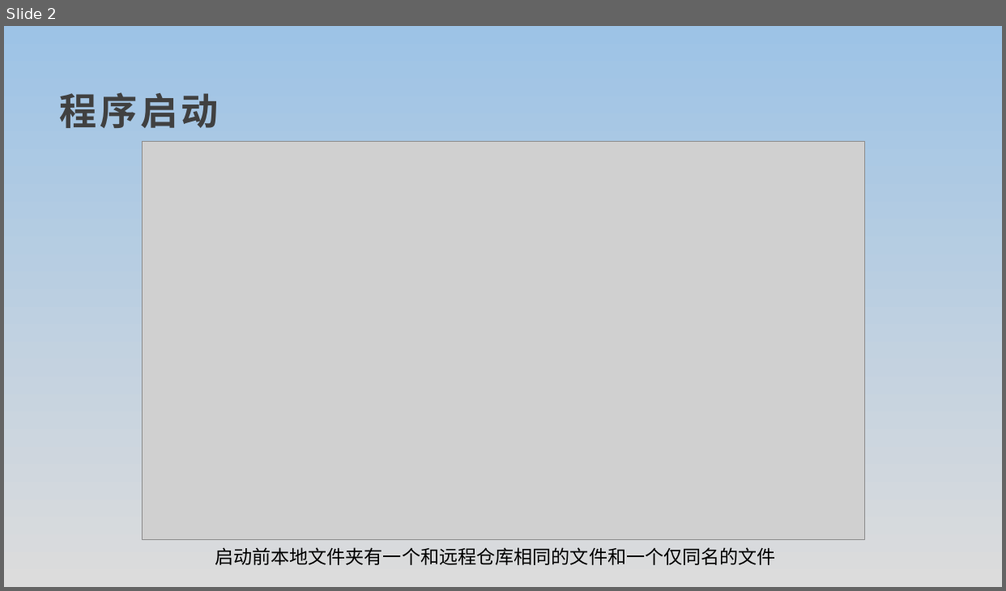
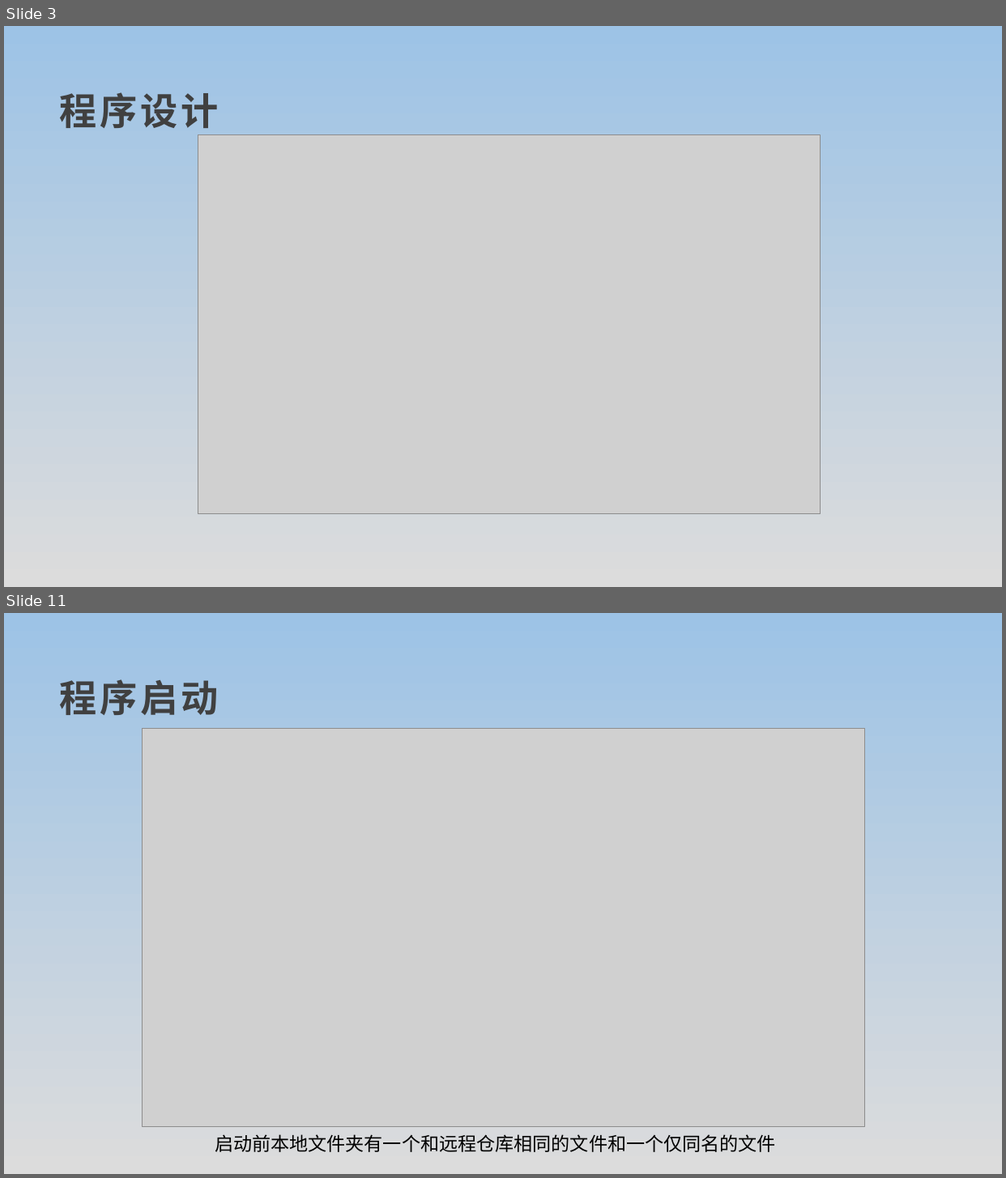
Before and after one commit to Tencin1202/2021-Big-data-development, a slide deck: 大数据怎么存？/文件同步器使用展示.pptx. Shown one above the other, each under a label of ours: slide 2 before the commit, slides 3 and 11 after it; the slides between them are not shown. The pictures are 1006x591 and 1006x1178 pixels, drawn with LibreOffice and Linux fonts; fonts in the diff are those of the drawing; grey boxes stand for pictures. Boxes give left, top, right and bottom in pixels: in the first picture for what was removed or moved away, otherwise in the second. Text is boxed around its words. In the diff, an @@ line names an element or a change of style, - is before the commit and + after.

```diff
--- a/大数据怎么存？/文件同步器使用展示.pptx
+++ b/大数据怎么存？/文件同步器使用展示.pptx
@@ slide 3 added at box(4, 26, 1002, 587), background gradient #9DC3E6 to #DCDCDC @@
@@ text added at box(60, 92, 219, 128), 36 pt, text #404040, bold @@
+程序设计
@@ picture added at box(198, 135, 820, 514) @@
@@ what was slide 2 is now slide 11 @@
```
Also in this commit, not shown: 1 slide changed, 8 other slides added.
